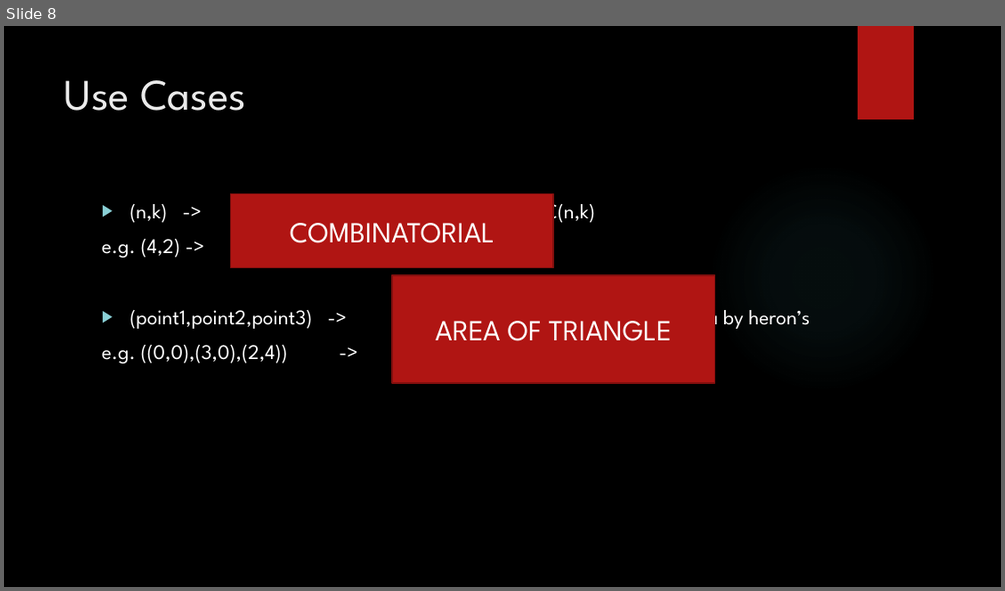
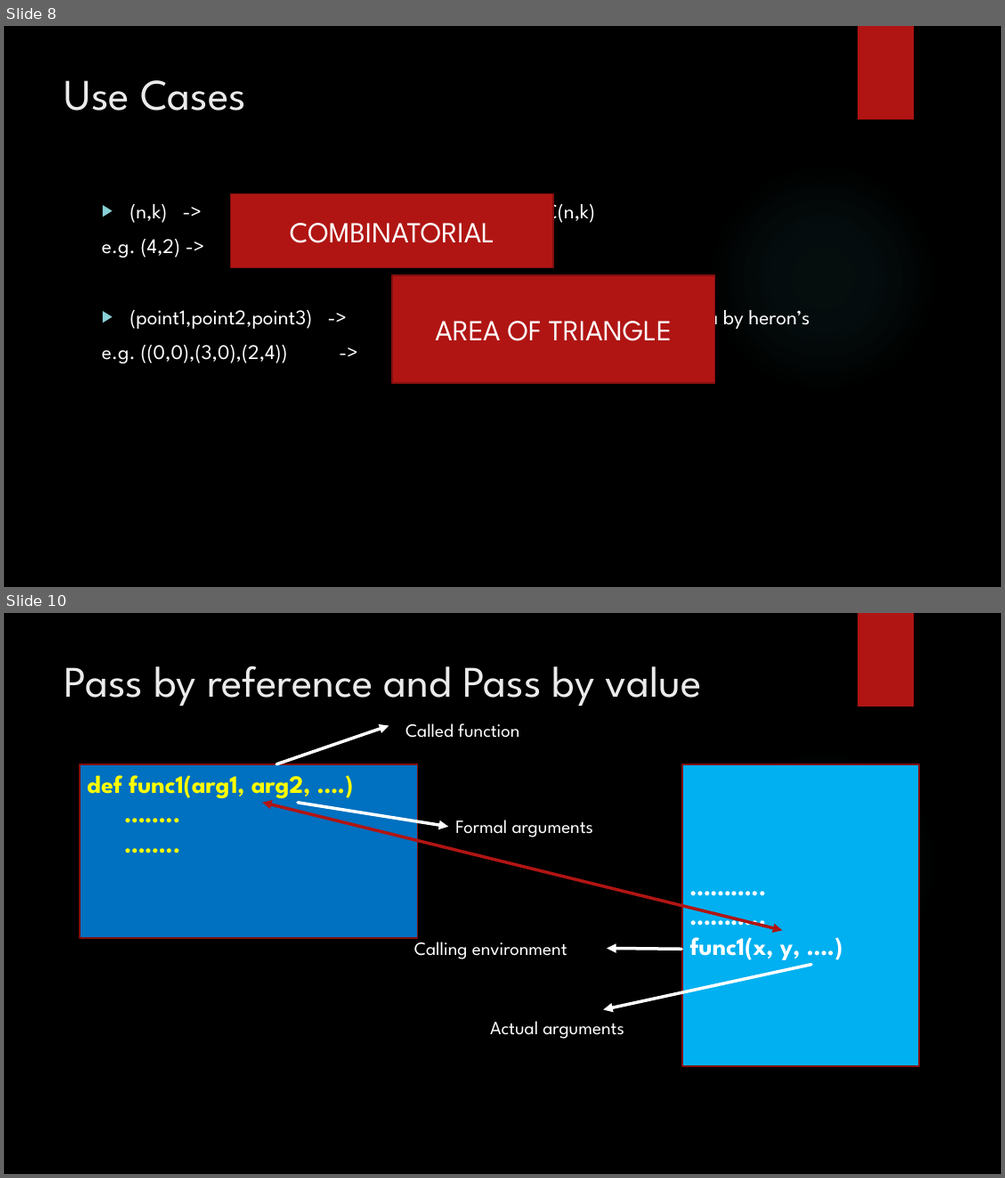
Before and after one commit to AthletiCoder/SPW, a slide deck: Lecture5/Teaching Presentation.pptx. Shown one above the other, each under a label of ours: slide 8 before the commit, slides 8 and 10 after it; the slides between them are not shown. The pictures are 1005x591 and 1005x1178 pixels, drawn with LibreOffice and Linux fonts; fonts in the diff are those of the drawing; background and template pictures are left out. Boxes give left, top, right and bottom in pixels: in the first picture for what was removed or moved away, otherwise in the second. Text is boxed around its words. In the diff, an @@ line names an element or a change of style, - is before the commit and + after.

Commit message:
Lect 5.2: Function arg passing

```diff
--- a/Lecture5/Teaching Presentation.pptx
+++ b/Lecture5/Teaching Presentation.pptx
@@ slide 10 added at (x1=4, y1=613, x2=1001, y2=1174), background picture (left out); not listed: 2 template elements that a slide beside it also shows @@
@@ title added at (x1=65, y1=666, x2=702, y2=706), 42 pt, text #EBEBEB @@
+Pass by reference and Pass by value
@@ arrow added from (277, 764) to (389, 726), #FFFFFF 3 pt @@
@@ text added at (x1=405, y1=723, x2=519, y2=738), 18 pt, text #FFFFFF @@
+Called function
@@ rectangle added at (x1=81, y1=765, x2=418, y2=938), fill #0070C0, outline #82100E 1.5 pt, 24 pt, text #FFFF00, bold @@
+def func1(arg1, arg2, ….)
+……..
+……..
@@ rectangle added at (x1=683, y1=765, x2=920, y2=1066), fill #00B0F0, outline #82100E 1.5 pt, 24 pt, text #FFFFFF, bold @@
+………..
+………..
+func1(x, y, ….)
@@ double arrow added from (262, 803) to (783, 930), #B01513 3 pt @@
@@ arrow added from (298, 803) to (448, 826), #FFFFFF 3 pt @@
@@ text added at (x1=455, y1=819, x2=594, y2=837), 18 pt, text #FFFFFF @@
+Formal arguments
@@ text added at (x1=414, y1=936, x2=567, y2=959), 18 pt, text #FFFFFF @@
+Calling environment
@@ arrow added from (681, 949) to (607, 948), #FFFFFF 3 pt @@
@@ arrow added from (811, 965) to (604, 1009), #FFFFFF 3 pt @@
@@ text added at (x1=490, y1=1021, x2=624, y2=1038), 18 pt, text #FFFFFF @@
+Actual arguments
```
Also in this commit, not shown: 4 other slides added, 1 other file.
